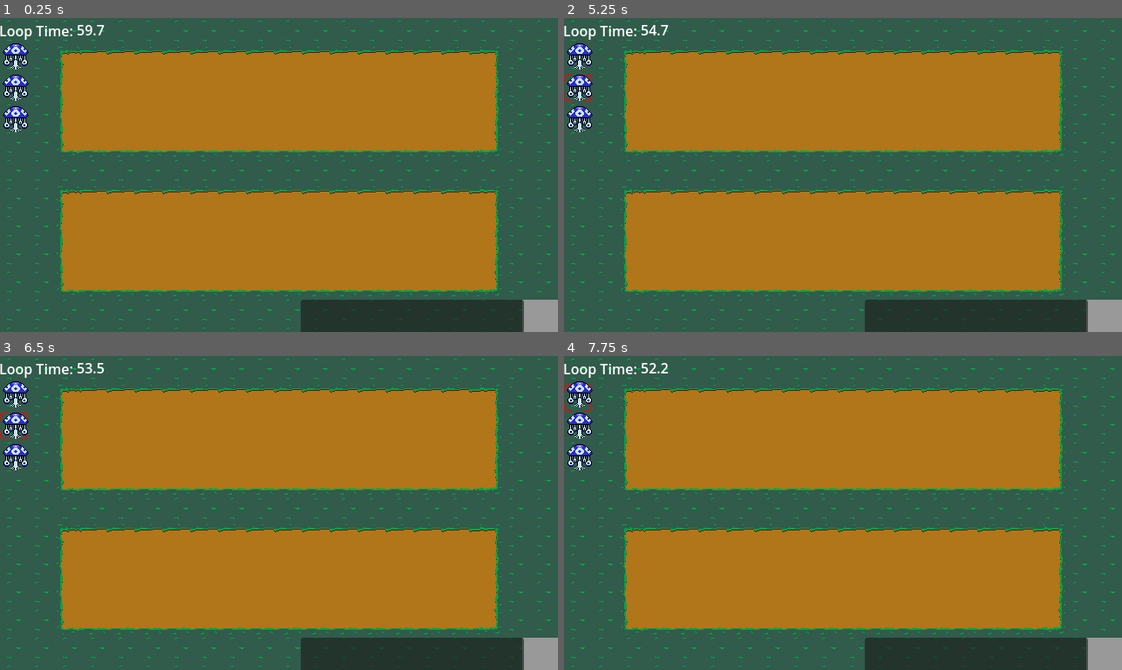
Above: before the commit, frames 1-4 (two rows, left to right).
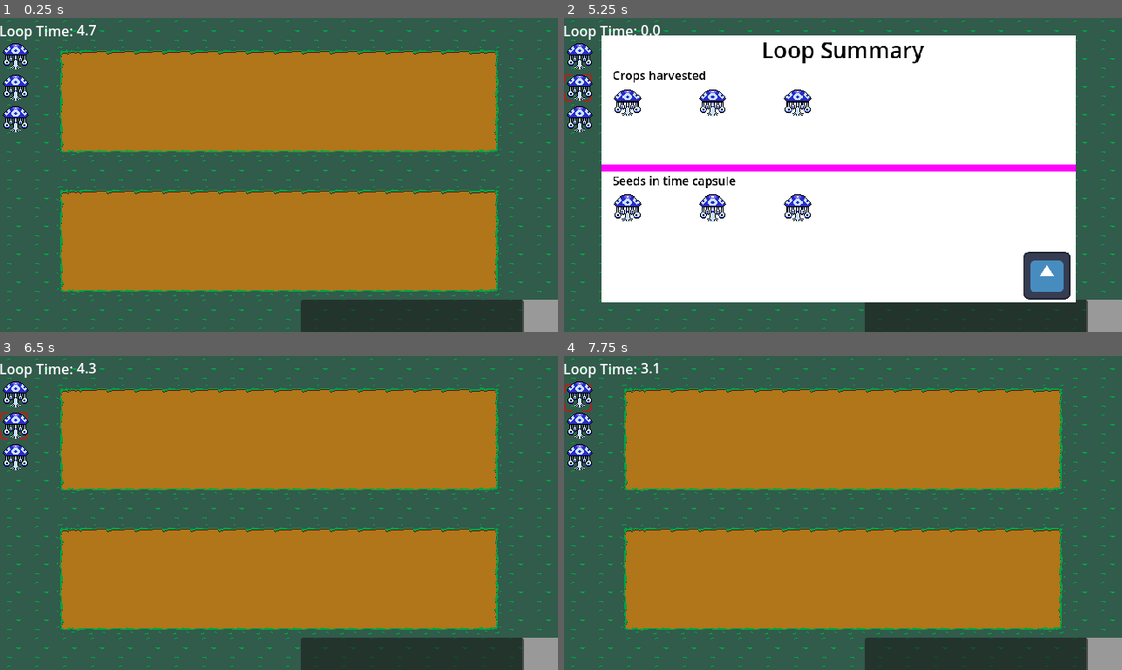
Above: after the commit, the same moments.

Repository: Hyper-Burner/GMTK-Game-Jam-2025
Game: Godot game, scene res://Scenes/main.tscn
Same seed, same stepped clock (60 frames per second), same inputs: the game is played once before the commit and once after it. The engine's default icon, where the game draws it, is replaced by a stand-in: a white triangle on a blue panel in a dark square.
Inputs (mouse positions are in pixels of both pictures, inside the frame that each line leads up to):
- Up to frame 1 (0.25 s): no input
- Up to frame 2 (5.25 s): click (580, 55) at 0.5 s; click (580, 87) at 1.25 s; click (580, 118) at 2 s; click (1105, 316) at 2.75 s; click (580, 55) at 3.5 s; click (580, 87) at 4.25 s; click (580, 118) at 5 s
- Up to frame 3 (6.5 s): click (485, 613) at 5.77 s
- Up to frame 4 (7.75 s): click (1105, 654) at 6.5 s; click (580, 393) at 7.25 s

The runs differ from the first frame. In frame 1, 0.1% of the frame differs, in the area x 13-19%, y 2-6%; in frame 2, 72%, in the area x 6-92%, y 2-91%; in frame 3, 0.1%; in frame 4, less than 0.1%.

Commit message:
inventory fixed XDD :)

Diff:
--- a/Scripts/GameManager.gd
+++ b/Scripts/GameManager.gd
@@ -6,8 +6,8 @@
 const DATA_PATH_ITEMS: String = "res://TextFiles/items.json"
 const DATA_PATH_MILESTONES: String = "res://TextFiles/milestones.json"
 
-const DEFAULT_LOOP_DURATION: float = 60 # seconds
-const DEFAULT_TIME_CAPSULE_CAPACITY: int = 100
+const DEFAULT_LOOP_DURATION: float = 5 # seconds
+const DEFAULT_TIME_CAPSULE_CAPACITY: int =4
 const DEFAULT_STARTING_SEEDS_ID: String = "Potato"
 
 # --- Game Data Definitions (Loaded from JSON files) ---
@@ -160,9 +160,9 @@
 	"""Initiates a new game loop, resetting transient states and delivering time-capsuled items."""
 	current_loop_time = loop_duration # Reset timer for the
 	# new loop.
+	print("before reset",Inventory.current_inventory)
 	Inventory.reset_inventory()       # Clear transient inventory for the new loop.
 	Milestone.current_loop_score.clear()
-	print(Inventory.current_inventory)
 	# Transfer time-capsuled items from the previous loop.
 	# time_capsule_contents keys are now String.
 	for item_id_str in time_capsule_contents:
--- a/Scripts/inventory.gd
+++ b/Scripts/inventory.gd
@@ -1,10 +1,8 @@
 extends Node
-
-
 # Items available in the current loop's inventory (item_id: quantity). Resets each loop.
 # Keys are now String.
 var current_inventory: Dictionary = {}
-var starting_inventory: Dictionary = {"Strawberry": 1000}
+var starting_inventory: Dictionary = {"Strawberry": 1}
 func _ready() -> void:
 	Signals.plant_unlocked.connect(plant_unlocked)
 # --- Inventory & Item Management ---
@@ -31,9 +29,6 @@
 		return false
 
 	current_inventory[item_id] -= quantity
-	if current_inventory[item_id] <= 0:
-		current_inventory.erase(item_id)
-
 	# EMIT GLOBAL SIGNAL
 	Signals.inventory_changed.emit(item_id, current_inventory.get(item_id, 0))
 	print("Removed %d x ID %s from inventory. Current: %s" % [quantity, item_id, current_inventory])
@@ -46,9 +41,12 @@
 	starting_inventory[item_id] = current_inventory.get(item_id, 0) + quantity
 
 func set_inventory_to(new_inventory: Dictionary):
-	current_inventory = new_inventory
+	current_inventory = new_inventory.duplicate()
+
 func reset_inventory():
+	print("inside reset", starting_inventory)
 	set_inventory_to(starting_inventory)
+
 func plant_unlocked(new_seed: String, quantity: int):
 	add_item_to_starting_inventory(new_seed, quantity)
 	pass
--- a/TextFiles/loop_timer.gd
+++ /dev/null
@@ -1,12 +0,0 @@
-extends TextureRect
-
-const LOOP_TIME = 120
-
-func _ready():
-	$Timer.wait_time = LOOP_TIME
-	$Timer.autostart = true
-	$Timer.connect("timeout", _on_Timer_timeout)
-
-# loop triggered
-func _on_Timer_timeout():
-	print("LOOP ENDED")
Not shown, removed: TextFiles/loop_timer.gd.uid
